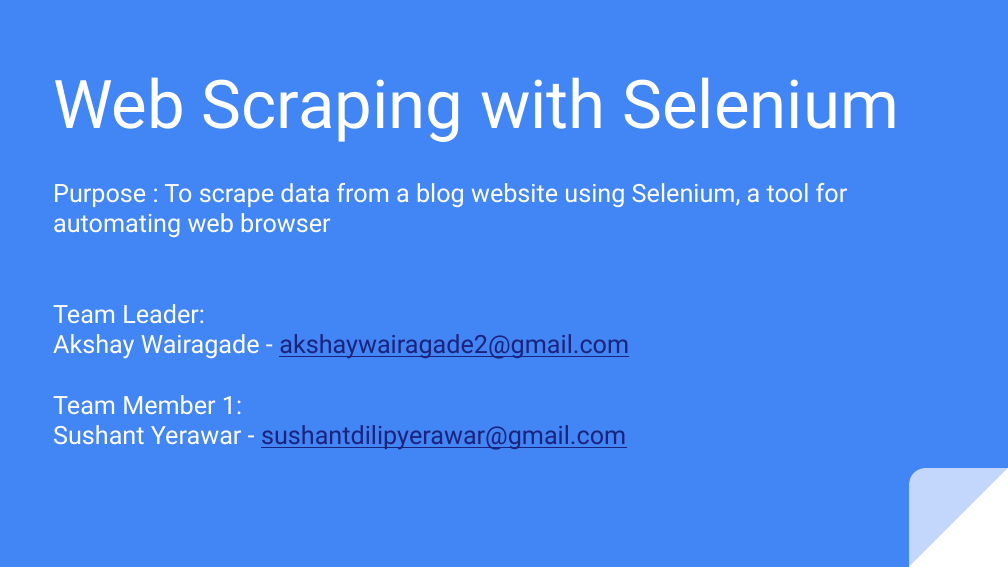
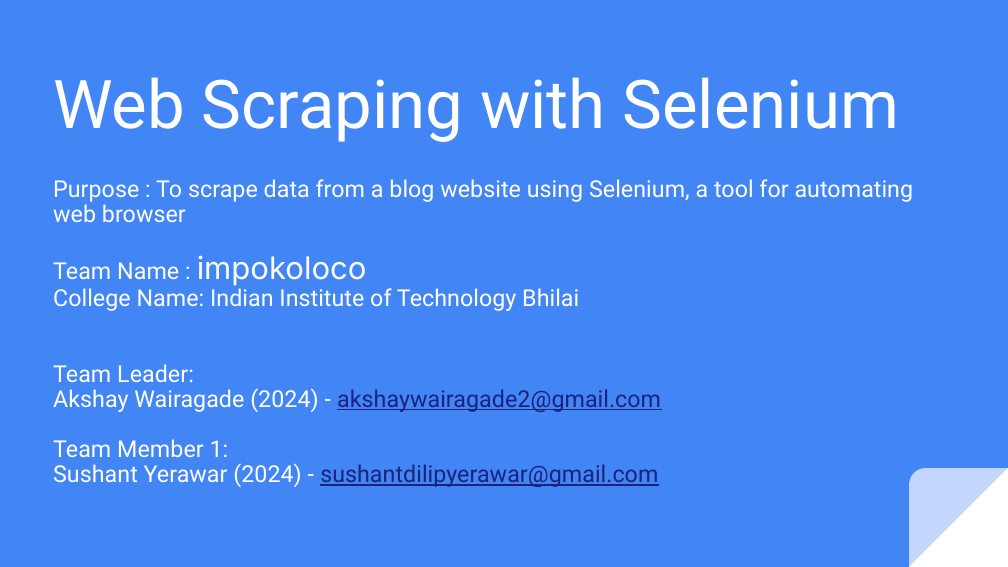
Before and after one commit to akshaywairagade2/rategain, a slide deck: slide 1 of RateGain.pptx. Drawn at 1008x567 pixels with LibreOffice and Linux fonts; fonts in the diff are those of the drawing. Boxes give left, top, right and bottom in pixels: in the first picture for what was removed or moved away, otherwise in the second. Text is boxed around its words. In the diff, an @@ line names an element or a change of style, - is before the commit and + after.

Commit message:
PPT Changes

```diff
--- a/RateGain.pptx
+++ b/RateGain.pptx
@@ subtitle at [53,179,914,457]: size 18 to 16.6 pt in "Purpose : To scrape data from a ...", "Team Leader:", "Team Member 1:"; line spacing 1 to 0.9 @@
@@ subtitle at [53,255,579,311]: paragraphs added @@
+Team Name : impokoloco
+College Name: Indian Institute of Technology Bhilai
@@ subtitle at [53,388,661,412]: text changed; size 18 to 16.6 pt @@
-Akshay Wairagade - akshaywairagade2@gmail.com
+Akshay Wairagade (2024) - akshaywairagade2@gmail.com
@@ subtitle at [53,463,658,487]: text changed; size 18 to 16.6 pt @@
-Sushant Yerawar - sushantdilipyerawar@gmail.com
+Sushant Yerawar (2024) - sushantdilipyerawar@gmail.com
```
Also in this commit, not shown: 4 other slides changed.
